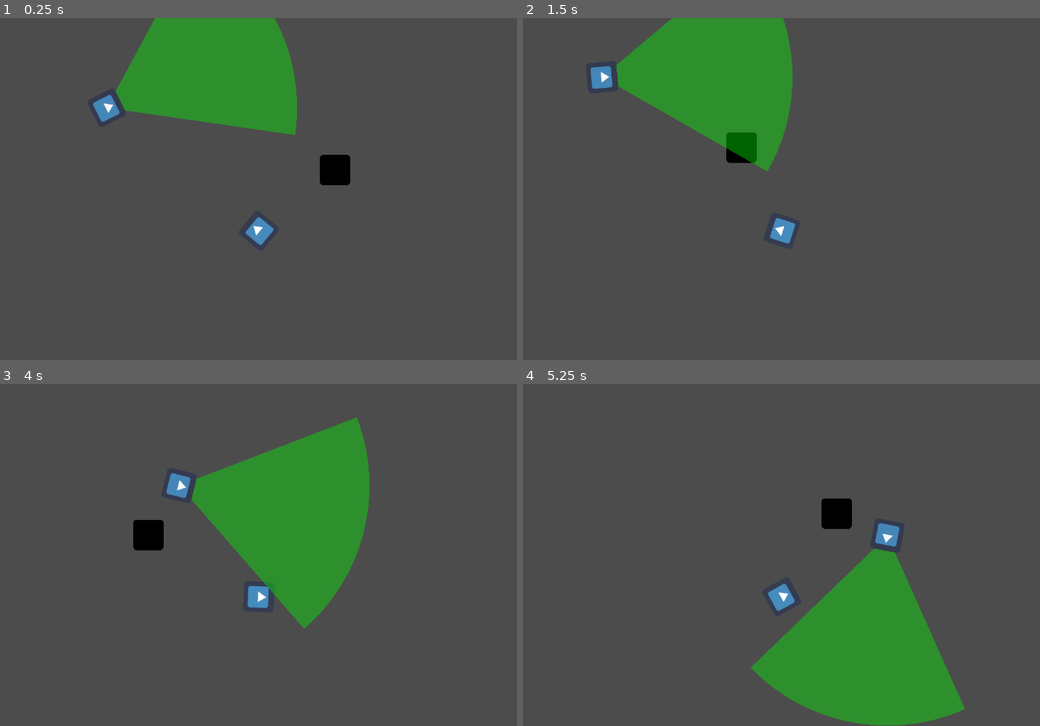
Above: before the commit, frames 1-4 (two rows, left to right).
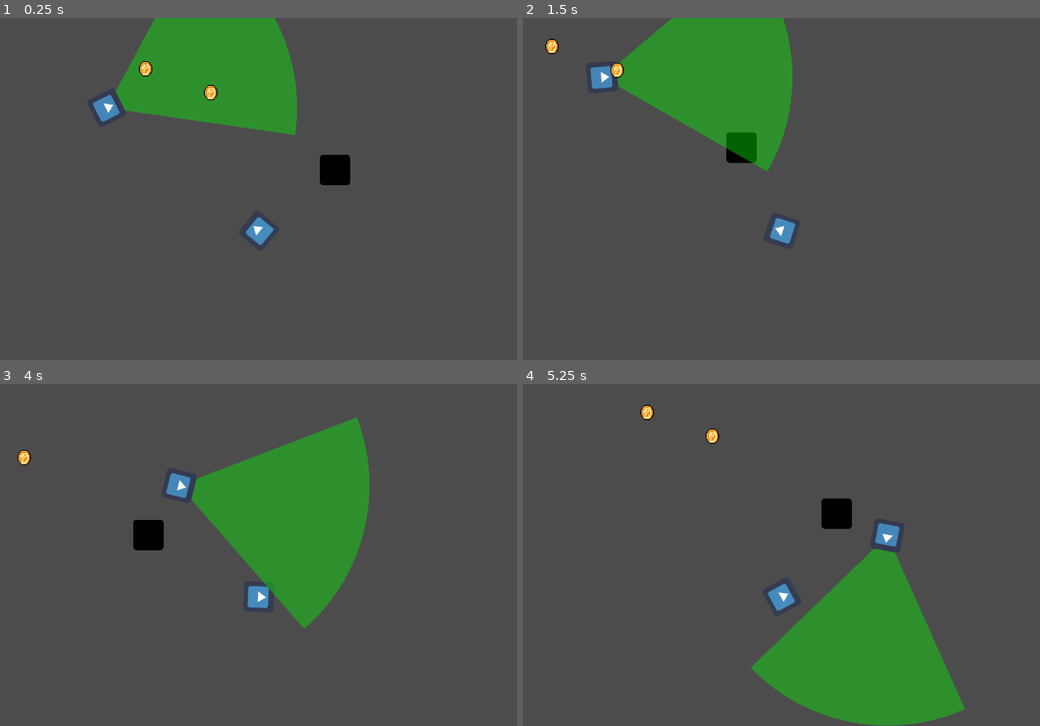
Above: after the commit, the same moments.

Repository: satchpuri/Godot_Engine_Jam
Game: Godot game, scene res://Scenes/PlayerEnemy.tscn
The game is run twice, just before and just after one commit, with the same random seed, the same clock (stepped at 60 frames per second) and the same inputs. The engine's default icon, where the game draws it, is replaced by a stand-in: a white triangle on a blue panel in a dark square.
Inputs (mouse positions are in pixels of both pictures, inside the frame that each line leads up to):
- Up to frame 1 (0.25 s): no input
- Up to frame 2 (1.5 s): tap Enter (ui_accept) at 0.5, 1.35 s; move the mouse to (962, 171) at 0.52 s; hold Right (ui_right) 0.53-1.28 s; hold Enter (ui_accept) 0.53-1.28 s; move the mouse to (703, 206) at 1.27 s; hold Down (ui_down) from 1.28 s (still down)
- Up to frame 3 (4 s): tap Enter (ui_accept) at 1.52, 1.82, 2.85, 3.02, 3.32 s; move the mouse to (367, 479) at 2.02 s; release Down (ui_down) at 2.03 s; hold Right (ui_right) 2.03-2.78 s; hold Enter (ui_accept) 2.03-2.78 s; move the mouse to (274, 623) at 2.77 s; hold Up (ui_up) 2.78-3.53 s; move the mouse to (485, 606) at 3.52 s; hold Left (ui_left) from 3.53 s (still down); hold Enter (ui_accept) from 3.53 s (still down)
- Up to frame 4 (5.25 s): move the mouse to (647, 503) at 4.27 s; release Enter (ui_accept) at 4.28 s; tap Enter (ui_accept) at 4.35, 4.52, 4.82 s; move the mouse to (859, 555) at 5.02 s; release Left (ui_left) at 5.03 s; hold Down (ui_down) from 5.03 s (still down); hold Enter (ui_accept) from 5.03 s (still down)

The runs differ from the first frame. In frame 1, 0.2% of the frame differs, in the area x 26-43%, y 12-24%; in frame 2, 0.2%; in frame 3, less than 0.1%; in frame 4, 0.2%.

Commit message:
Created coins

Diff:
--- /dev/null
+++ b/Scenes/Coin.gd
@@ -0,0 +1,23 @@
+extends Sprite
+
+# class member variables go here, for example:
+# var a = 2
+# var b = "textvar"
+
+var collected = false
+
+func _ready():
+	# Called every time the node is added to the scene.
+	# Initialization here
+	pass
+
+func _process(delta):
+#	# Called every frame. Delta is time since last frame.
+#	# Update game logic here.
+	var player = get_tree().root.get_node("World/Player")
+	if transform.get_origin().distance_to(player.transform.get_origin()) < 60 && !collected:
+		collected = true
+		get_tree().root.get_node("World/Coin_sound").play()
+		get_tree().root.get_node("World/Counter").remaining -= 1
+		hide()
+#	pass
--- /dev/null
+++ b/Scenes/Coin.tscn
@@ -0,0 +1,12 @@
+[gd_scene load_steps=3 format=2]
+
+[ext_resource path="res://Textures/Coin.png" type="Texture" id=1]
+[ext_resource path="res://Scenes/Coin.gd" type="Script" id=2]
+
+[node name="Coin" type="Sprite"]
+
+position = Vector2( 305.798, 107.323 )
+scale = Vector2( 0.2, 0.2 )
+texture = ExtResource( 1 )
+script = ExtResource( 2 )
+_sections_unfolded = [ "Transform" ]
--- /dev/null
+++ b/Scenes/CollisionShape2D.gd
@@ -0,0 +1,19 @@
+extends CollisionShape2D
+
+# class member variables go here, for example:
+# var a = 2
+# var b = "textvar"
+
+func _ready():
+	# Called every time the node is added to the scene.
+	# Initialization here
+	pass
+
+#func _process(delta):
+#	# Called every frame. Delta is time since last frame.
+#	# Update game logic here.
+#	pass
+
+func collision(body):
+	if body.get_name() == "PlayerCollision":
+		print("Hi");
--- /dev/null
+++ b/Scenes/Counter.gd
@@ -0,0 +1,18 @@
+extends Node
+
+# class member variables go here, for example:
+# var a = 2
+# var b = "textvar"
+
+var remaining = 5
+
+func _ready():
+	# Called every time the node is added to the scene.
+	# Initialization here
+	pass
+
+func _process(delta):
+#	# Called every frame. Delta is time since last frame.
+#	# Update game logic here.
+	print(remaining)
+	pass
--- a/Scenes/Player.gd
+++ b/Scenes/Player.gd
@@ -33,8 +33,8 @@
 #	# Update game logic here.
 #	pass
 
-func _input(event):
-	if event.is_action_pressed("ui_accept"): get_tree().root.get_node("World/Coin").play()
+#func _input(event):
+	#if event.is_action_pressed("ui_accept"): get_tree().root.get_node("World/Coin_sound").play()
 
 func _physics_process(delta):
 	var stepping = false
--- a/Scenes/PlayerEnemy.tscn
+++ b/Scenes/PlayerEnemy.tscn
@@ -8,6 +8,8 @@
 [ext_resource path="res://Sounds/BGM.wav" type="AudioStream" id=6]
 [ext_resource path="res://Sounds/Footstep.wav" type="AudioStream" id=7]
 [ext_resource path="res://Sounds/Coin.wav" type="AudioStream" id=8]
+[ext_resource path="res://Scenes/Coin.tscn" type="PackedScene" id=9]
+[ext_resource path="res://Scenes/Counter.gd" type="Script" id=10]
 
 [sub_resource type="RectangleShape2D" id=1]
 
@@ -38,7 +40,7 @@
 collision_mask = 1
 collision/safe_margin = 0.08
 script = ExtResource( 2 )
-_sections_unfolded = [ "Visibility" ]
+_sections_unfolded = [ "Transform", "Visibility" ]
 __meta__ = {
 "_edit_group_": true
 }
@@ -49,7 +51,7 @@
 texture = ExtResource( 3 )
 _sections_unfolded = [ "Transform" ]
 
-[node name="CollisionShape2D" type="CollisionShape2D" parent="Player" index="1"]
+[node name="PlayerCollision" type="CollisionShape2D" parent="Player" index="1"]
 
 shape = SubResource( 1 )
 
@@ -92,7 +94,6 @@
 
 [node name="Enemy" type="KinematicBody2D" parent="." index="2"]
 
-editor/display_folded = true
 modulate = Color( 0.964844, 0.964844, 0.964844, 1 )
 position = Vector2( 192, 192 )
 input_pickable = false
@@ -156,7 +157,7 @@
 mix_target = 0
 bus = "Master"
 
-[node name="Coin" type="AudioStreamPlayer" parent="." index="9"]
+[node name="Coin_sound" type="AudioStreamPlayer" parent="." index="9"]
 
 stream = ExtResource( 8 )
 volume_db = 0.0
@@ -164,4 +165,14 @@
 mix_target = 0
 bus = "Master"
 
+[node name="Coin" parent="." index="10" instance=ExtResource( 9 )]
+
+[node name="Coin2" parent="." index="11" instance=ExtResource( 9 )]
+
+position = Vector2( 442.753, 157.428 )
+
+[node name="Counter" type="Node" parent="." index="12"]
+
+script = ExtResource( 10 )
+
 [connection signal="move" from="Player" to="." method="_on_Player_move"]
Not shown: 1 places in Scenes/PlayerEnemy.tscn that only renumber resources
Binary file added: Textures/Coin.png
Not shown, added: Textures/Coin.png.import
Binary file added: Textures/coin-clipart-animated-gif-4.gif
Not shown, added: Textures/super-mario-icons-by-ph03nyx.html
